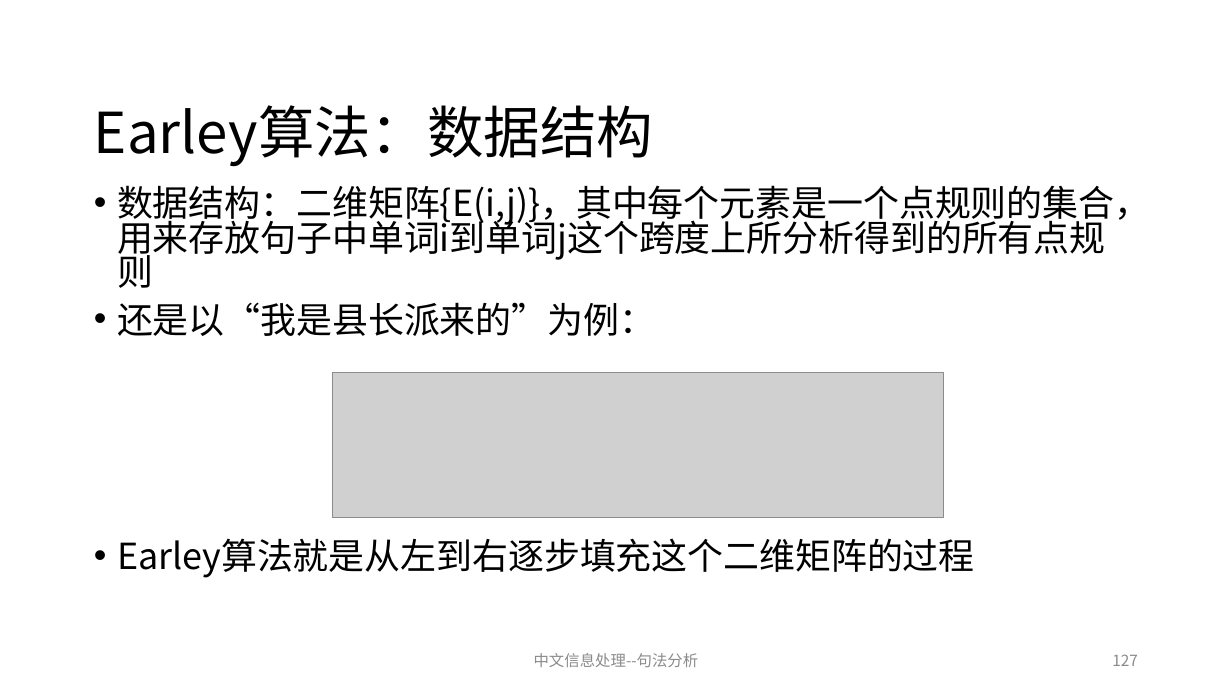
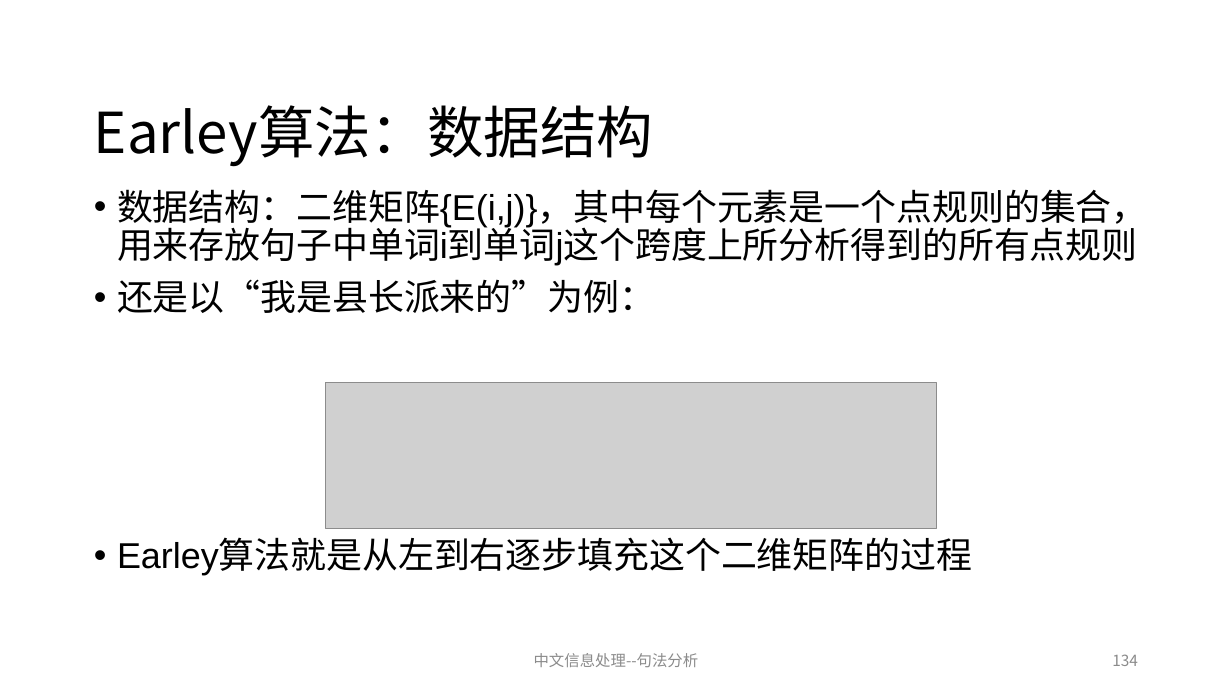
Before and after one commit to charlesXu86/Chatbot_CN, a slide deck: slide 134 of Chatbot_Doc/课程/NLP-6-句法分析.pptx (slide 127 before the commit). Drawn at 1232x693 pixels with LibreOffice and Linux fonts; fonts in the diff are those of the drawing; grey boxes stand for pictures. Boxes give left, top, right and bottom in pixels: in the first picture for what was removed or moved away, otherwise in the second. Text is boxed around its words. In the diff, an @@ line names an element or a change of style, - is before the commit and + after.

Commit message:
句法分析

```diff
--- a/Chatbot_Doc/课程/NLP-6-句法分析.pptx
+++ b/Chatbot_Doc/课程/NLP-6-句法分析.pptx
@@ text "数据结构：二维矩阵{E(i,j)}，其中每个元素是一个点规则的集合，用来存放句子中单词i到单词j这个跨度上所分析得到的所 ..." at [117, 189, 1148, 575]: font Noto Sans CJK SC to Arial; line spacing 0.8 to 0.9 @@
@@ picture: place and size @@
-picture at [333, 372, 944, 518]
+picture at [325, 383, 936, 529]
@@ page number at [1112, 654, 1138, 666]: text changed @@
-127
+134
```
Also in this commit, not shown: 12 other slides changed, 8 slides added.
